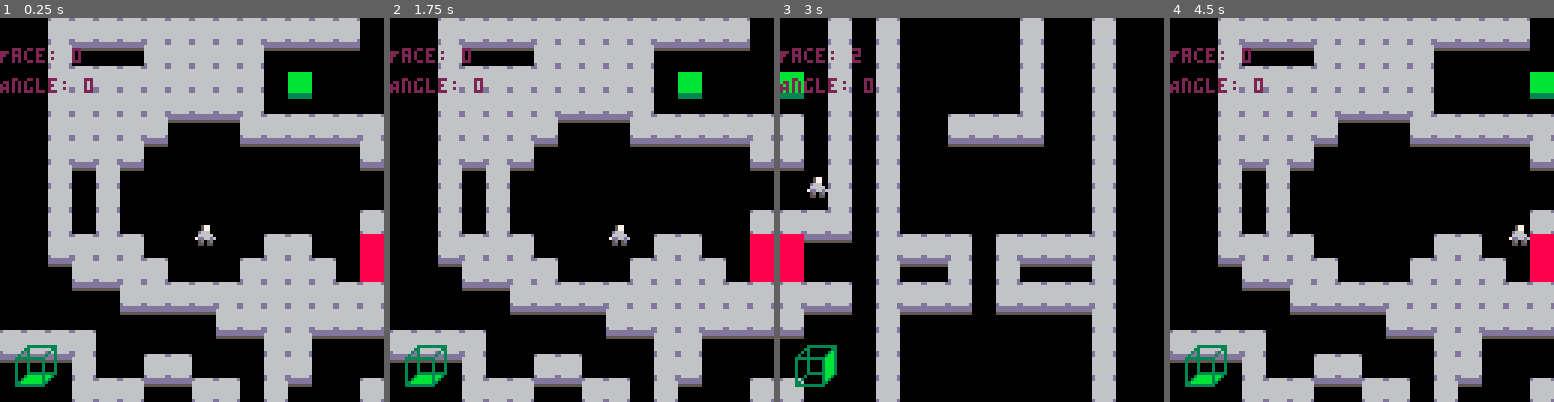
Above: before the commit, frames 1-4 (left to right).
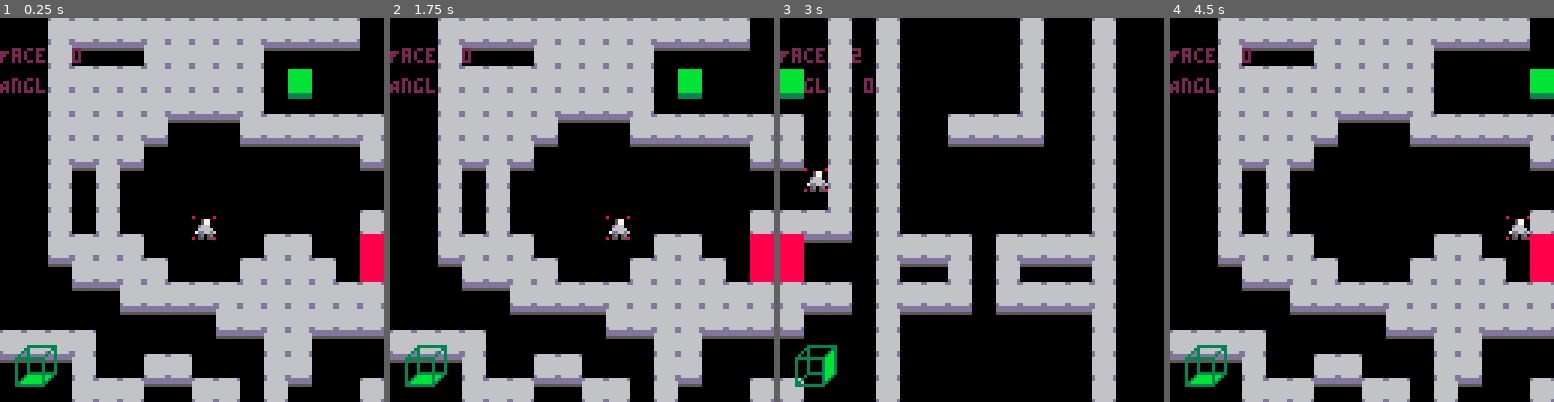
Above: after the commit, the same moments.

Repository: EmilBert/gmtkjam2025
Game: PICO-8 cartridge game.p8
Same seed, same stepped clock (60 frames per second), same inputs: the game is played once before the commit and once after it.
Inputs:
- Up to frame 1 (0.25 s): no input
- Up to frame 2 (1.75 s): hold Right from 1.6 s (still down)
- Up to frame 3 (3 s): release Right at 2.1 s; hold Up 2.15-2.42 s; hold Right from 2.47 s (still down)
- Up to frame 4 (4.5 s): release Right at 3.03 s; hold Left 3.08-3.58 s; hold Down 3.63-3.97 s; hold Right from 4.02 s (still down)

The runs differ from the first frame. In frame 1, 0.5% of the frame differs, in the area x 12-82%, y 8-60%; in frame 2, 0.5%; in frame 3, 0.5%, in the area x 0-18%, y 8-47%; in frame 4, 0.5%.

Commit message:
feat: enhance box management and wall rendering logic

Diff:
--- a/game.p8
+++ b/game.p8
@@ -3,16 +3,16 @@
 __lua__
 #include main.lua
 __gfx__
-00000000000000000000000000099a00000000000000000000000000000000000000000000000000000000000000000000000000000000000000000000000000
+00000000800000080000000000099a00000000000000000000000000000000000000000000000000000000000000000000000000000000000000000000000000
 0000000000057700000d66000099ff00000000000000000000000000000000000000000000000000000003333333333000000333333333300000033333333330
 0000000000057700000d66000094ffa0000000000000000000000000000000000000000000000000000033000000033000003300000003300000330000000330
 0000000000d666000028880002888890000000000000000000000000000000000000000000000000000303000000303000030300000030300003030000003b30
 0000000000666660008888800828882000000000000000000000000000000000000000000000000000300300000300300030030000030030003003000003bb30
 0000000007dd66d606228820f022885f0000000000000000000000000000000000000000000000000333333333300030033333333330003003333333333bbb30
 00000000005d05d000e20e200d550d50000000000000000000000000000000000000000000000000030003000030003003bbbbbbbb30003003000300003bbb30
-000000000055055000ee0ee00dd00dd0000000000000000000000000000000000000000000000000030003000030003003bbbbbbbb30003003000300003bbb30
+000000008055055800ee0ee00dd00dd0000000000000000000000000000000000000000000000000030003000030003003bbbbbbbb30003003000300003bbb30
 00000000d666666d0000000088888888000000000000000000000000000000000000000000000000030003000030003003bbbbbbbb30003003000300003bbb30
-00000000666666660000000088888888000000000000000000000000000000000000000000000000030003000030003003bbbbbbbb30003003000300003bbb30
+0000000066666666bbbbbbbb88888888000000000000000000000000000000000000000000000000030003000030003003bbbbbbbb30003003000300003bbb30
 0000000066666666bbbbbbbb88888888000000000000000000000000000000000000000000000000030003333333333003bbbbbbbb33333003000333333bbb30
 0000000066666666bbbbbbbb8888888800000000000000000000000000000000000000000000000003003bbbbb3bb30003bbbbbbbb30030003003000003bb300
 0000000066666666bbbbbbbb888888880000000000000000000000000000000000000000000000000303bbbbbb3b300003bbbbbbbb30300003030000003b3000
@@ -165,7 +165,7 @@
 
 
 __gff__
-0000000000000000000000000000000000010101000000000000000000000000000001000000000000000000000000000000000000000000000000000000000000000000000000000000000000000000000000000000000000000000000000000000000000000000000000000000000000000000000000000000000000000000
+0000000000000000000000000000000000010301000000000000000000000000000001000000000000000000000000000000000000000000000000000000000000000000000000000000000000000000000000000000000000000000000000000000000000000000000000000000000000000000000000000000000000000000
 0000000000000000000000000000000000000000000000000000000000000000000000000000000000000000000000000000000000000000000000000000000000000000000000000000000000000000000000000000000000000000000000000000000000000000000000000000000000000000000000000000000000000000
 __map__
 0000111111111111111111111111110000001111111111111100111111111111000011001100000000001100001100000000001111110000111100110000001100000000000000000000000000000000111111111111000000000000000000000000000000000000000000000000000000000000000000000000000000000000
--- a/main.lua
+++ b/main.lua
@@ -26,13 +26,32 @@
     }
 }
 
-
+wall_lookup = {}
+
+boxes_to_draw = {}
+
+function _init()
+    -- Populate wall lookup for predefined tiles
+    for _, tile in pairs(S) do
+        wall_lookup[tile.TILE] = tile.WALL
+    end
+
+    -- Auto-populate wall lookup for all tiles with collision flags
+    -- This assumes wall sprites are 16 tiles higher than their base tile
+    for tile_id = 0, 255 do
+        if fget(tile_id, 0) and not wall_lookup[tile_id] then
+            wall_lookup[tile_id] = tile_id + 16
+        end
+    end
+
+    collect_static_boxes()
+end
 
 function _update()
     player_update()
 
     if not stat(57) then
-        music(0)
+        -- music(0)
     end
 end
 
@@ -152,13 +171,28 @@
     end
 end
 
+
+function collect_static_boxes()
+    for x = 0, MAP_SIZE_IN_TILES - 1 do
+        for y = 0, MAP_SIZE_IN_TILES - 1 do
+            local box_tile = mget(player.face * MAP_SIZE_IN_TILES + x, MAP_SIZE_IN_TILES + y)
+            if fget(box_tile, 1) then
+                add(boxes_to_draw, {x = x * 8, y = y * 8, tile = box_tile, fall_height = 0})
+            end
+        end
+    end
+end
+
 -- Move boxes according to the gravity of the current face.
 function update_boxes(face)
+    boxes_to_draw = {}
     for k, v in pairs(connections[face + 1]) do
         for x = 0, MAP_SIZE_IN_TILES - 1 do
             for y = 0, MAP_SIZE_IN_TILES - 1 do
-                if mget(v[1] * MAP_SIZE_IN_TILES + x, MAP_SIZE_IN_TILES + y) == S.BOX.TILE then
+                local box_tile = mget(v[1] * MAP_SIZE_IN_TILES + x, MAP_SIZE_IN_TILES + y)
+                if fget(box_tile, 1) then
                     local falling_direction = (v[2] + GLOBAL_ROTATION) % 4
+                    local fall_distance = 0
                     local new_pos = {x, y}
                     local step = {0, 0}
                     local escaped_screen = false
@@ -171,6 +205,7 @@
                     while in_rect(new_pos[1], new_pos[2], 0, 0, 15, 15) and not fget(mget(v[1] * MAP_SIZE_IN_TILES + new_pos[1] + step[1], new_pos[2] + step[2]), 0) do
                         new_pos[1] += step[1]
                         new_pos[2] += step[2]
+                        fall_distance += 1
                     end
                     if not in_rect(new_pos[1], new_pos[2], 1, 1, 13, 13) then
                         if falling_direction == directions.NORTH and new_pos[2] <= 0 then
@@ -199,7 +234,12 @@
                     mset(v[1] * MAP_SIZE_IN_TILES + x, MAP_SIZE_IN_TILES + y, 0)
                     local face_to_place = (escaped_screen and face) or v[1]
                     BOX_DESTINATION = "cur_face: "..face.." pot_face: "..v[1].." res: "..face_to_place
-                    mset(face_to_place * MAP_SIZE_IN_TILES + new_pos[1], MAP_SIZE_IN_TILES + new_pos[2], S.BOX.TILE)
+                    mset(face_to_place * MAP_SIZE_IN_TILES + new_pos[1], MAP_SIZE_IN_TILES + new_pos[2], box_tile)
+
+                    if escaped_screen then
+                        add_box_to_draw(new_pos[1] * 8, new_pos[2] * 8, box_tile, fall_distance)
+                    end
+
                 end
             end
         end
@@ -216,33 +256,76 @@
 
     for x = 0, MAP_SIZE_IN_TILES - 1 do
         for y = 0, MAP_SIZE_IN_TILES - 1 do
-            if mget(opposite_face * MAP_SIZE_IN_TILES + x, MAP_SIZE_IN_TILES + y) == S.BOX.TILE then
-                    mset(opposite_face * MAP_SIZE_IN_TILES + x, MAP_SIZE_IN_TILES + y, 0)
-                    mset(face * MAP_SIZE_IN_TILES + x, MAP_SIZE_IN_TILES + y, S.BOX.TILE)
-            end
-        end
-    end
-end
+            local box_tile = mget(face * MAP_SIZE_IN_TILES + x, MAP_SIZE_IN_TILES + y)
+            if fget(box_tile, 1) then
+                mset(opposite_face * MAP_SIZE_IN_TILES + x, MAP_SIZE_IN_TILES + y, 0)
+                mset(face * MAP_SIZE_IN_TILES + x, MAP_SIZE_IN_TILES + y, box_tile)
+                add_box_to_draw(x * 8, y * 8, box_tile, MAP_SIZE_IN_TILES)
+            end
+        end
+    end
+end
+
+function add_box_to_draw(x, y, tile, fall_height)
+    add(boxes_to_draw, {
+        x = x,
+        y = y,
+        tile = tile,
+        fall_height = fall_height
+    })
+end
+
 
 function _draw()
     cls()
     local map_x = player.face * MAP_SIZE_IN_TILES
+
+    -- Automatically draw wall sprites for all tiles with collision flags
+    draw_map_walls(map_x)
+    draw_box_walls()
+
+    -- Draw player
+    draw_player()
+
+    -- Draw main tiles
+    map(map_x, 0, 0, 0, MAP_SIZE_IN_TILES, MAP_SIZE_IN_TILES)
+
+    -- Draw boxes and their walls
+    draw_boxes()
+
+    draw_minimap()
+
+    -- draw the player's pixel position
+    -- print("Face: "..player.face, 0, 10, 12)
+    -- print("Angle: "..GLOBAL_ROTATION, 0, 20, 12)
+end
+
+function draw_boxes()
+    for _, box in pairs(boxes_to_draw) do
+        mapdrawtile(box.tile, box.x, box.y)
+    end
+end
+
+function draw_box_walls()
+    for _, box in pairs(boxes_to_draw) do
+        mapdrawtile(wall_lookup[box.tile], box.x, box.y + 8)
+    end
+end
+
+function draw_map_walls(map_x)
+    -- Automatically draw wall sprites for all tiles with collision flags
     for x=0,MAP_SIZE_IN_TILES-1 do
         for y=0,MAP_SIZE_IN_TILES-1 do
-            draw_tile_walls(map_x, x, y)
-            draw_box_walls(map_x, x, y)
-        end
-    end
-
-    draw_player()
-    map(map_x, 0, 0, 0, MAP_SIZE_IN_TILES, MAP_SIZE_IN_TILES)
-    for x=0,MAP_SIZE_IN_TILES-1 do
-        for y=0,MAP_SIZE_IN_TILES-1 do
-            draw_boxes(map_x, x, y)
-        end
-    end
-
-    draw_minimap()
+            local tile = mget(map_x + x, y)
+            -- Draw all wall tiles beneath this tile if present in lookup
+            local wall_tile = wall_lookup[tile]
+            while wall_tile do
+                mapdrawtile(wall_tile, x*8, y*8 + 8)
+                wall_tile = wall_lookup[wall_tile]
+            end
+        end
+    end
+
     -- draw the player's pixel position
     print("Face: "..player.face, 0, 10, 2)
     print("Angle: "..GLOBAL_ROTATION, 0, 20, 2)
@@ -252,7 +335,6 @@
     local minimap_padding = 4
     spr(minimap_face_sprite_lookup[player.face], minimap_padding, MAP_SIZE - 8 * 2 - minimap_padding, 2,2)
 end
-
 
 
 function draw_tile_walls(map_x, x, y)
@@ -264,23 +346,7 @@
 
 function draw_player()
     -- Draw the player sprite at the current position
-    spr(player.sprite, player.x - (player.face * MAP_SIZE), player.y + 4)
-end
-
-
--- Search for tile 4 (boxes) in the designated map area (directly below the face)
-function draw_boxes(map_x, x, y)
-    local tile = mget(map_x + x, y + MAP_SIZE_IN_TILES)
-    if tile == S.BOX.TILE then
-        mapdrawtile(S.BOX.TILE, x*8, y*8)
-    end
-end
-
-function draw_box_walls(map_x, x, y)
-    local tile = mget(map_x + x, y + MAP_SIZE_IN_TILES)
-    if tile == S.BOX.TILE then
-        mapdrawtile(S.BOX.WALL, x*8, y*8 + 8) -- draw the box on the face and below it
-    end
+    spr(player.sprite, player.x - (player.face * MAP_SIZE), player.y + 2)
 end
 
 -- Helper to draw a single tile at screen position
@@ -387,3 +453,27 @@
     camera_offset = 0.2
     camera(0,0)
 end
+
+--VFX & Canera
+camera_offset = 5
+
+-- Function to apply screen shake effect
+function screen_shake(amt, fade_factor)
+  local fade = fade_factor or 0.95
+  local offset_x=amt/2-rnd(amt)
+  local offset_y=amt/2-rnd(amt)
+  offset_x*=camera_offset
+  offset_y*=camera_offset
+
+  camera(offset_x,offset_y)
+  camera_offset*=fade
+  if camera_offset<0.05 then
+    offset=0
+  end
+end
+
+-- Function to reset camera shake effect. Always call this after finishing a screen shake.
+function reset_shake()
+    camera_offset = 0.2
+    camera(0,0)
+end
